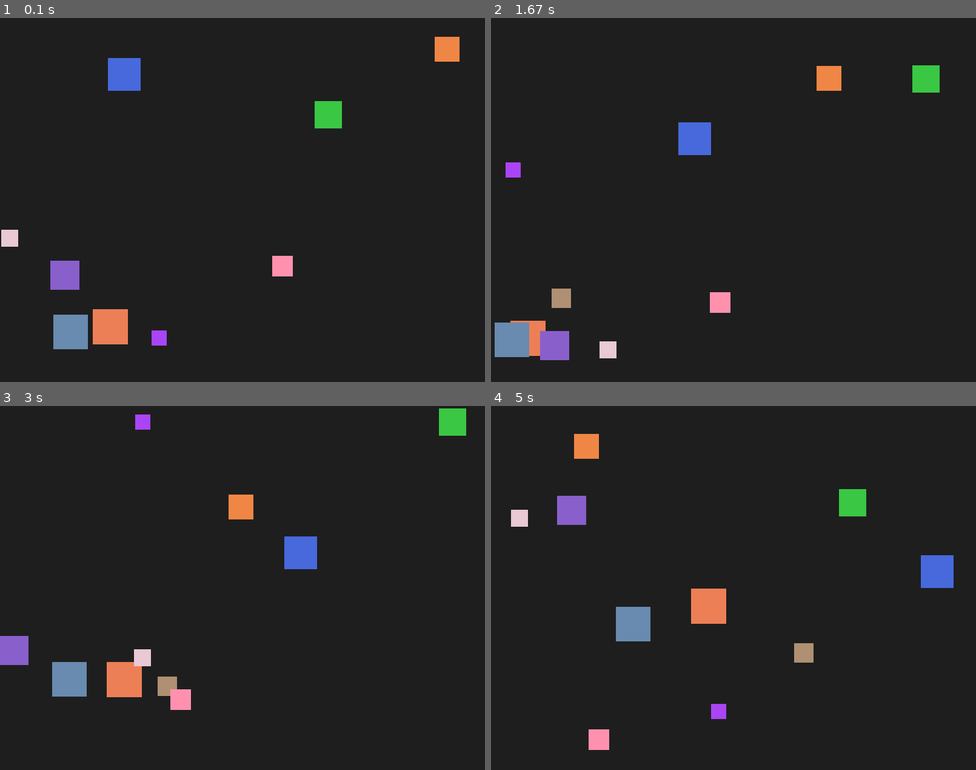
Above: before the commit, frames 1-4 (two rows, left to right).
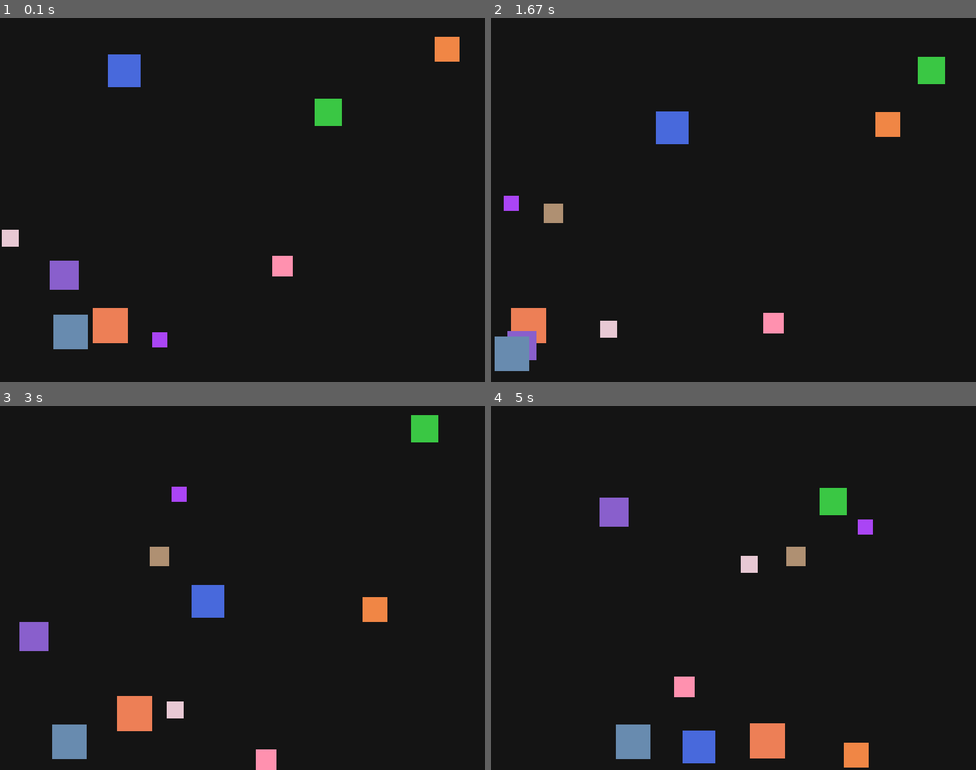
Above: after the commit, the same moments.

Repository: whajar019-bot/lab8-pygame
Game: pygame game, started from main.py
Same seed, same stepped clock (60 frames per second), same inputs: the game is played once before the commit and once after it.
Inputs:
- Up to frame 1 (0.1 s): no input
- Up to frame 2 (1.67 s): no input
- Up to frame 3 (3 s): no input
- Up to frame 4 (5 s): no input

The runs differ from the first frame. In frame 1, 0.3% of the frame differs, in the area x 0-71%, y 10-91%; in frame 2, 5.0%; in frame 3, 7.7%; in frame 4, 7.7%, in the area x 4-96%, y 7-100%.

Commit message:
feat: finalized movement logic and integrated journal logger

Diff:
--- a/main.py
+++ b/main.py
@@ -1,16 +1,32 @@
 import pygame
 import random
 import math
+import logging
 
-# Setup
+# Configuration
 WIDTH, HEIGHT = 800, 600
 FPS = 60
 NUM_SQUARES = 10
+GLOBAL_MAX_SPEED = 5.0
+
+
+def setup_journal_logger():
+    logger = logging.getLogger("journal")
+    logger.setLevel(logging.INFO)
+    logger.propagate = False
+
+    if not logger.handlers:
+        file_handler = logging.FileHandler("journal.log", mode="w", encoding="utf-8")
+        file_handler.setFormatter(logging.Formatter("%(asctime)s - %(message)s"))
+        logger.addHandler(file_handler)
+
+    return logger
 
 def create_square():
     size = random.randint(20, 60)
-    # Rule: Larger squares move slower
-    max_speed = 5.0 * (20 / size)
+    # REQUIREMENT: Speed is a function of size (Larger = Slower)
+    max_speed = GLOBAL_MAX_SPEED * (20 / size)
+
     return {
         "rect": pygame.Rect(random.randint(0, WIDTH-size), random.randint(0, HEIGHT-size), size, size),
         "color": (random.randint(50, 255), random.randint(50, 255), random.randint(50, 255)),
@@ -19,37 +35,74 @@
         "max_speed": max_speed
     }
 
-def update_square(s):
-    # Jitter: Small rotation of the speed vector
-    speed = math.hypot(s["vx"], s["vy"])
-    angle = math.atan2(s["vy"], s["vx"]) + random.uniform(-0.1, 0.1)
+def apply_jitter(square):
+    """
+    Requirement: Small rotation of the speed vector.
+    This changes direction without necessarily changing speed magnitude.
+    """
+    vx, vy = square["vx"], square["vy"]
 
-    s["vx"] = math.cos(angle) * speed
-    s["vy"] = math.sin(angle) * speed
+    # 1. Get current magnitude (speed) and direction (angle)
+    current_speed = math.hypot(vx, vy)
+    angle = math.atan2(vy, vx)
 
-    # Movement & Bouncing
-    s["rect"].x += s["vx"]
-    s["rect"].y += s["vy"]
-    if s["rect"].left <= 0 or s["rect"].right >= WIDTH: s["vx"] *= -1
-    if s["rect"].top <= 0 or s["rect"].bottom >= HEIGHT: s["vy"] *= -1
+    # 2. Rotate slightly (jitter) - occurring every frame
+    angle += random.uniform(-0.05, 0.05)
+
+    # 3. Convert back to Cartesian (x, y) coordinates
+    new_vx = math.cos(angle) * current_speed
+    new_vy = math.sin(angle) * current_speed
+
+    # 4. Defensive guard: clamp speed to the square's max_speed
+    if current_speed > square["max_speed"]:
+        scale = square["max_speed"] / current_speed
+        new_vx *= scale
+        new_vy *= scale
+
+    return new_vx, new_vy
 
 def main():
     pygame.init()
     screen = pygame.display.set_mode((WIDTH, HEIGHT))
+    pygame.display.set_caption("Lab 8: Moving Squares Part I")
     clock = pygame.time.Clock()
+    journal_logger = setup_journal_logger()
+    journal_logger.info("Journal logger activated")
+
     squares = [create_square() for _ in range(NUM_SQUARES)]
 
-    while True:
+    running = True
+    while running:
+        screen.fill((20, 20, 20)) # Background
+
         for event in pygame.event.get():
-            if event.type == pygame.QUIT: return
+            if event.type == pygame.QUIT:
+                running = False
 
-        screen.fill((30, 30, 30))
         for s in squares:
-            update_square(s)
+            # Apply the jitter/rotation
+            s["vx"], s["vy"] = apply_jitter(s)
+
+            # Update position
+            s["rect"].x += s["vx"]
+            s["rect"].y += s["vy"]
+
+            # Collision with window boundaries (Bounce)
+            if s["rect"].left <= 0 or s["rect"].right >= WIDTH:
+                s["vx"] *= -1
+                journal_logger.info("Horizontal bounce at x=%s", s["rect"].x)
+            if s["rect"].top <= 0 or s["rect"].bottom >= HEIGHT:
+                s["vy"] *= -1
+                journal_logger.info("Vertical bounce at y=%s", s["rect"].y)
+
+            # Draw the square
             pygame.draw.rect(screen, s["color"], s["rect"])
 
         pygame.display.flip()
         clock.tick(FPS)
 
+    journal_logger.info("Journal logger shutting down")
+    pygame.quit()
+
 if __name__ == "__main__":
     main()
